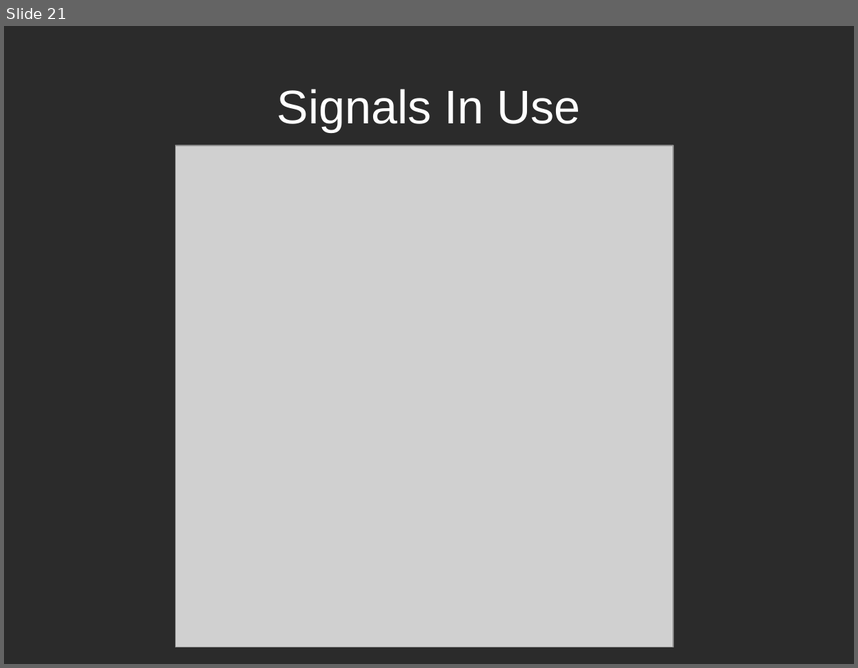
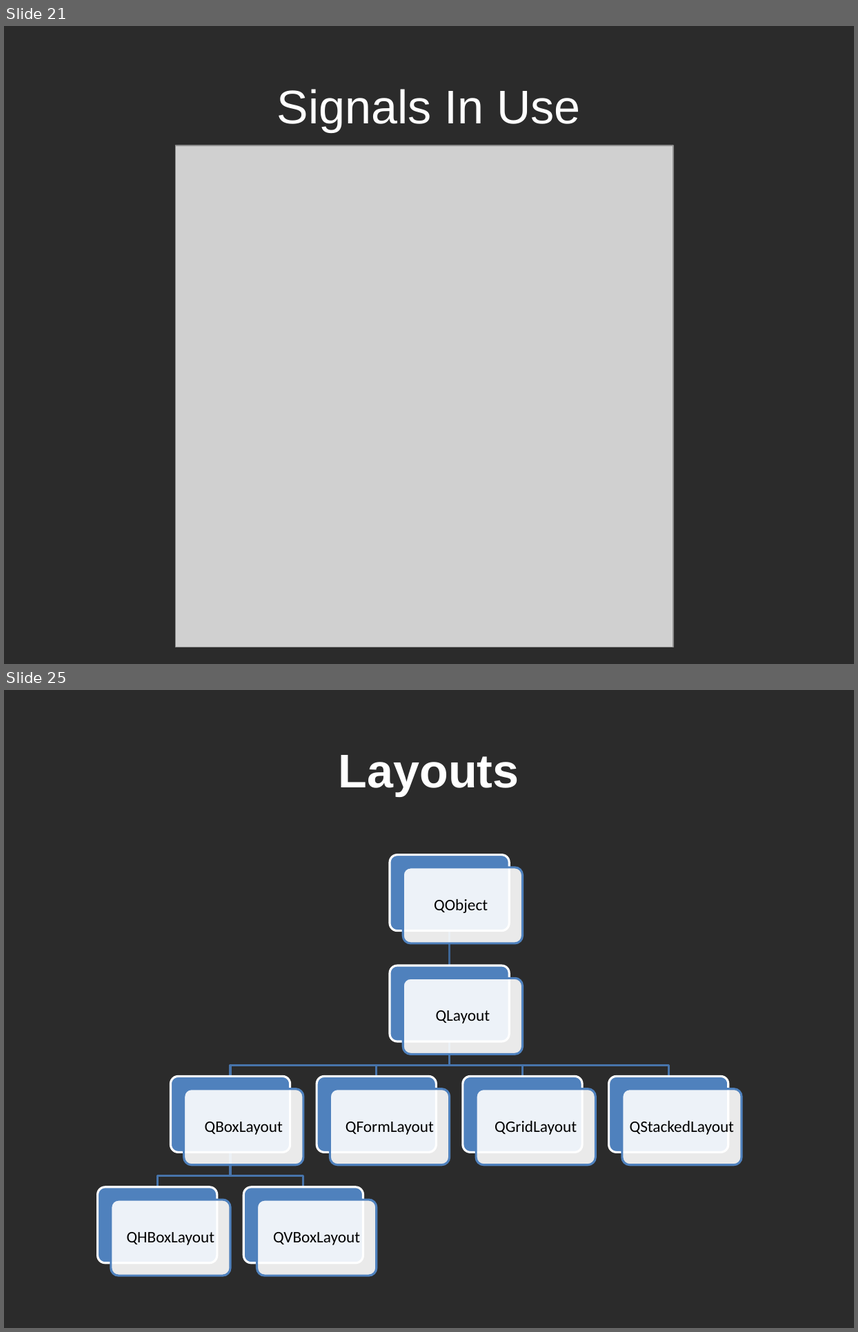
Before and after one commit to spmadden/sse-talks, a slide deck: PyQt/PyQt.odp. Shown one above the other, each under a label of ours: slide 21 before the commit, slides 21 and 25 after it; the slides between them are not shown. The pictures are 858x668 and 858x1332 pixels, drawn with LibreOffice and Linux fonts; fonts in the diff are those of the drawing; grey boxes stand for pictures; background and template pictures are left out; a plain dark background stands for a picture behind light text. Boxes give left, top, right and bottom in pixels: in the first picture for what was removed or moved away, otherwise in the second. Text is boxed around its words. In the diff, an @@ line names an element or a change of style, - is before the commit and + after.

```diff
--- a/PyQt/PyQt.odp
+++ b/PyQt/PyQt.odp
@@ slide 25 added at [4, 690, 854, 1328], background picture (left out) @@
@@ title added at [339, 755, 519, 796], 44 pt, text #FFFFFF, bold @@
+Layouts
@@ group added at [97, 855, 742, 1274]: 23 freeform shapes @@
+QObject
+QLayout
+QBoxLayout
+QHBoxLayout
+QVBoxLayout
+QFormLayout
+QGridLayout
+QStackedLayout
```
Also in this commit, not shown: 5 slides changed, 9 other slides added, 1 slide removed, 14 other files.
